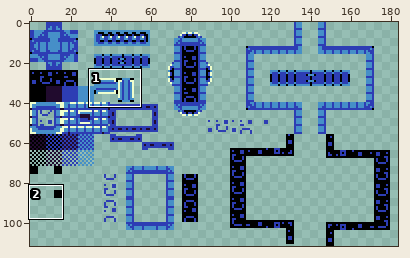
Two versions of one sprite sheet, assets/tiles_blue.png. Above: a wide view before the commit, with the close-up outlined.
Close-up. Earlier state:
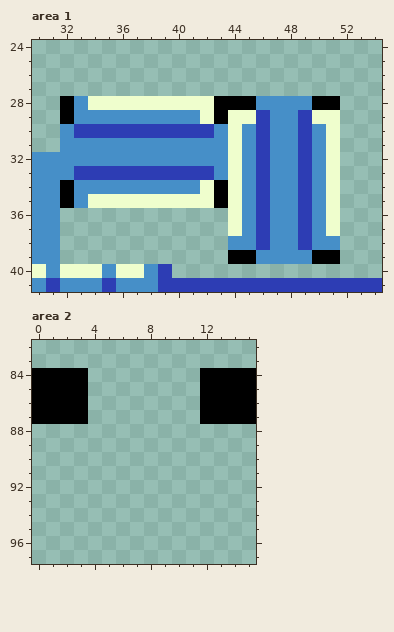
The file is 192x112 pixels. Shown: area 1: x 30..54, y 24..41; area 2: x 0..15, y 82..97. The wide view leaves out empty margins. The commit also changed other parts of the picture, which this record leaves out.
The same view after the edit:
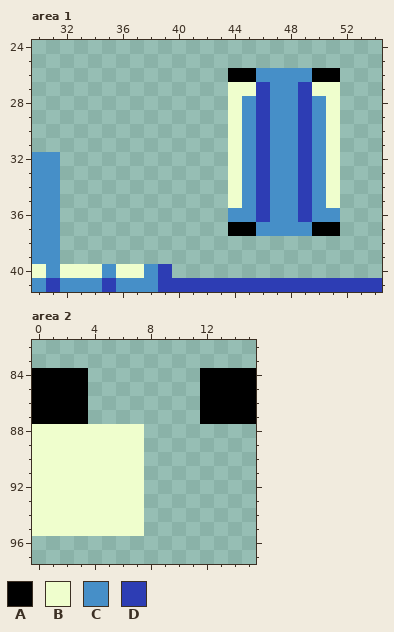
Palette (. is transparent): A #000000  B #effecd  C #468fc8  D #2d3db4
What changed:
Area 1:
y 26: x 44..51 ........ -> AACCCCAA
y 27: x 44..51 ........ -> BBDCCDBB
y 28: x 32..46 ACBBBBBBBBBAAAC -> ............BCD; x 49..51 CAA -> DCB
y 29: x 32..43 ACCCCCCCCCBA -> ............; x 45 B -> C; x 50 B -> C
y 30: x 32..43 CDDDDDDDDDDC -> ............
y 31..32: x 32..43 CCCCCCCCCCCC -> ............
y 33: x 32..43 CDDDDDDDDDDC -> ............
y 34: x 32..43 ACCCCCCCCCBA -> ............
y 35: x 32..43 ACBBBBBBBBBA -> ............
y 36: x 44 B -> C; x 51 B -> C
y 37: x 44..46 BCD -> AAC; x 49..51 DCB -> CAA
y 38: x 44..51 CCDCCDCC -> ........
y 39: x 44..51 AACCCCAA -> ........
Area 2:
y 88..95: x 0..7 ........ -> BBBBBBBB
